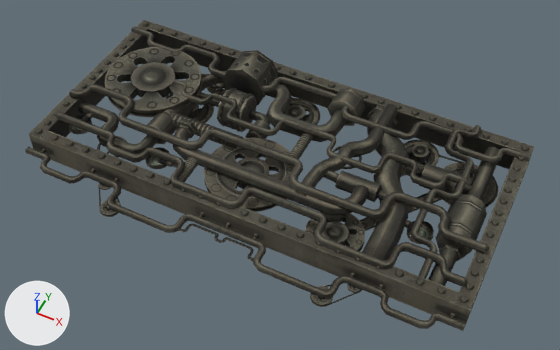
A saved change to the OBJ model sceneobjs/huodong_fuben_662/huodong_fuben_662_jxqiang03.obj.
Camera for both pictures: a 50 mm lens placed at (630.0, -1528.0, 1460.0), pointed at (36.0, -339.0, -26.0). The lights are fixed; the arrows at lower left show +X, +Y and +Z. Where no turn or scale is listed for an object, it has been applied to the vertices. Vertices at the same position are counted once.

In view in the first picture: 'huodong_fuben_662_jxqiang03'.
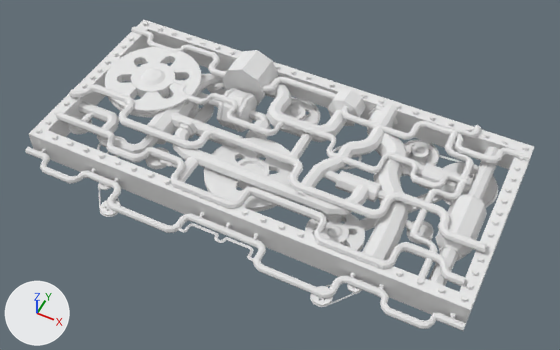
Boxes [x1, y1, x2, y2] around the edits, measured in the pictures (560 x 350 px):
part 1 of me_huodong_fuben_662_jxqiang03, recoloured (grey to white): [29, 20, 534, 326] in both
part 2 of me_huodong_fuben_662_jxqiang03, recoloured (grey to white): [25, 27, 531, 331] in both
part 3 of me_huodong_fuben_662_jxqiang03, recoloured (grey to white): [36, 22, 528, 307] in both

Edits to the bpy script that builds the scene:
```text
Add mat_material_1_1:
    mat_material_1_1 = principled_material('material_1')
    mat_material_1_1.base_color = (0.8, 0.8, 0.8)  # white #e7e7e7
    mat_material_1_1.roughness = 1.0
Add mat_material_2_1:
    mat_material_2_1 = principled_material('material_2')
    mat_material_2_1.base_color = (0.8, 0.8, 0.8)  # white #e7e7e7
    mat_material_2_1.roughness = 1.0
Add mat_material_3_1:
    mat_material_3_1 = principled_material('material_3')
    mat_material_3_1.base_color = (0.8, 0.8, 0.8)  # white #e7e7e7
    mat_material_3_1.roughness = 1.0
Change me_huodong_fuben_662_jxqiang03:
    where me_huodong_fuben_662_jxqiang03.from_pydata(...)  # 13344 vertices, 23012 faces; spans x -595.0..595.0, y -649.0..1.0, z -77.0..77.0
    used by ob_huodong_fuben_662_jxqiang03; location = (0.0, 0.0, 0.0)
    me_huodong_fuben_662_jxqiang03 part 1: all 9012 faces that had it switch from mat_material_2 (picture img_huodong_fuben_662_jxqiang03_02_png) to mat_material_2_1 (white #e7e7e7)
    me_huodong_fuben_662_jxqiang03 part 2: all 5520 faces that had it switch from mat_material_3 (picture img_huodong_fuben_662_jxqiang03_03_png) to mat_material_3_1 (white #e7e7e7)
    me_huodong_fuben_662_jxqiang03 part 3: all 8480 faces that had it switch from mat_material_1 (picture img_huodong_fuben_662_jxqiang03_01_png) to mat_material_1_1 (white #e7e7e7)
```
